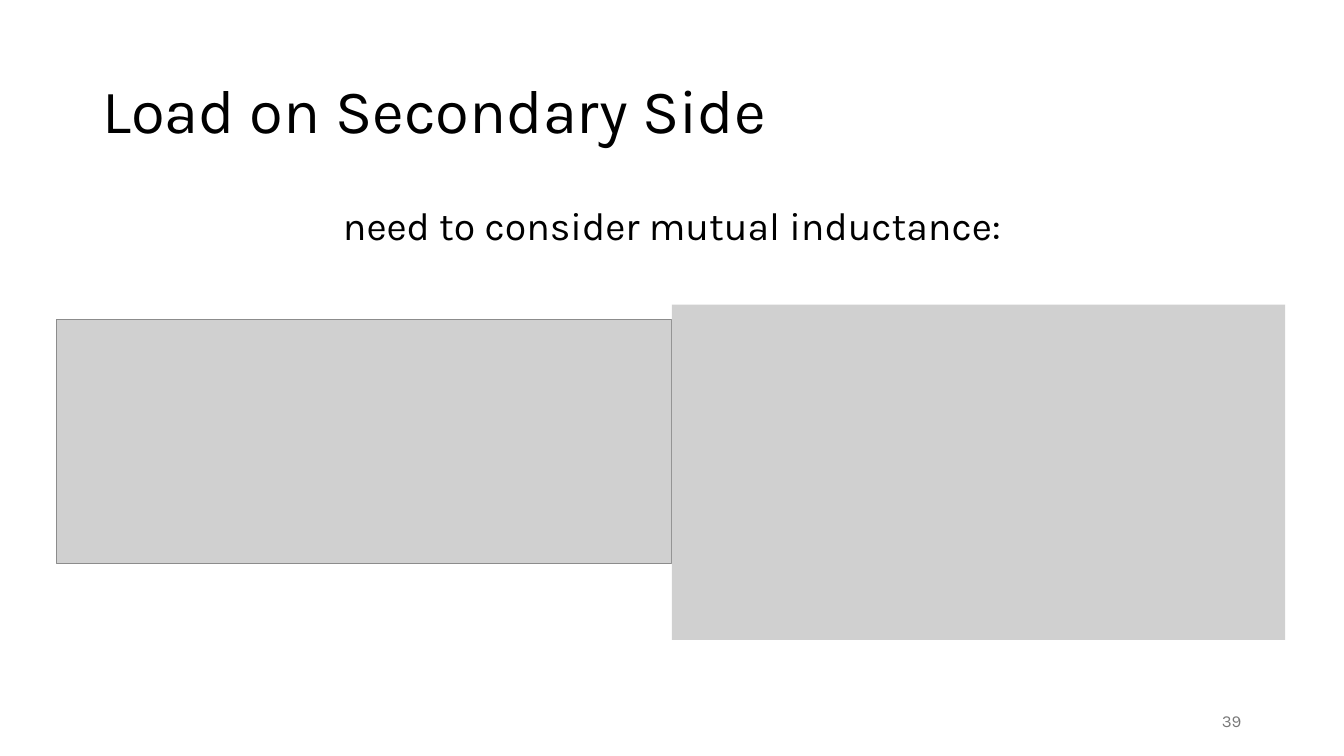
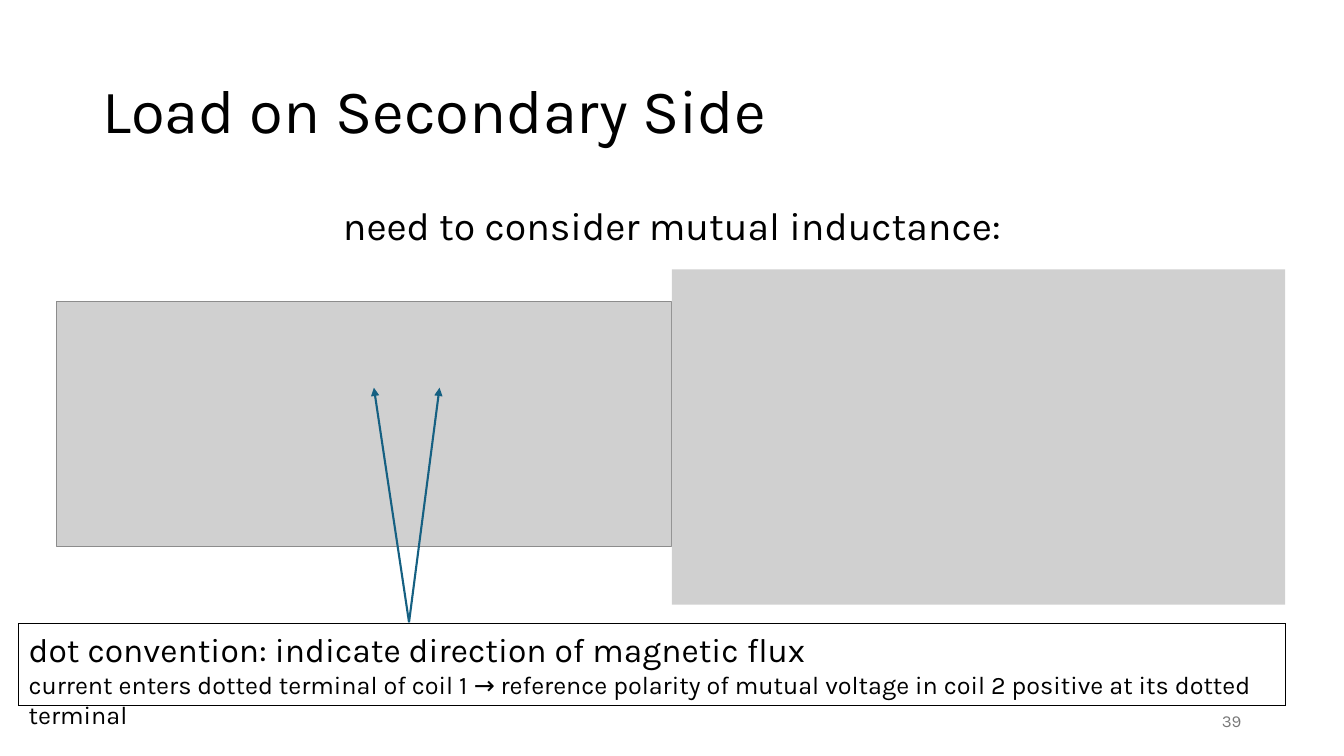
Before and after one commit to FelixWick/intro_electrical_eng, a slide deck: slide 39 of slides/3_EMfields.pptx. Drawn at 1344x756 pixels with LibreOffice and Linux fonts; fonts in the diff are those of the drawing; grey boxes stand for pictures. Boxes give left, top, right and bottom in pixels: in the first picture for what was removed or moved away, otherwise in the second. Text is boxed around its words. In the diff, an @@ line names an element or a change of style, - is before the commit and + after.

Commit message:
moved mutual inductance example

```diff
--- a/slides/3_EMfields.pptx
+++ b/slides/3_EMfields.pptx
@@ picture: place and size @@
-picture at <box>673,304,1286,640</box>
+picture at <box>673,269,1286,605</box>
@@ picture: place and size @@
-picture at <box>56,320,671,565</box>
+picture at <box>56,301,671,546</box>
@@ arrow added from (409, 622) to (374, 388), #156082 1.5 pt @@
@@ arrow added from (409, 622) to (440, 388), #156082 1.5 pt @@
@@ rectangle added at <box>19,624,1286,706</box>, outline #000000 0.75 pt, 18 pt, text #000000 @@
+dot convention: indicate direction of magnetic flux
+current enters dotted terminal of coil 1 → reference polarity of mutual voltage in coil 2 positive at its dotted terminal
```
Also in this commit, not shown: 1 slide added, 6 other files.
